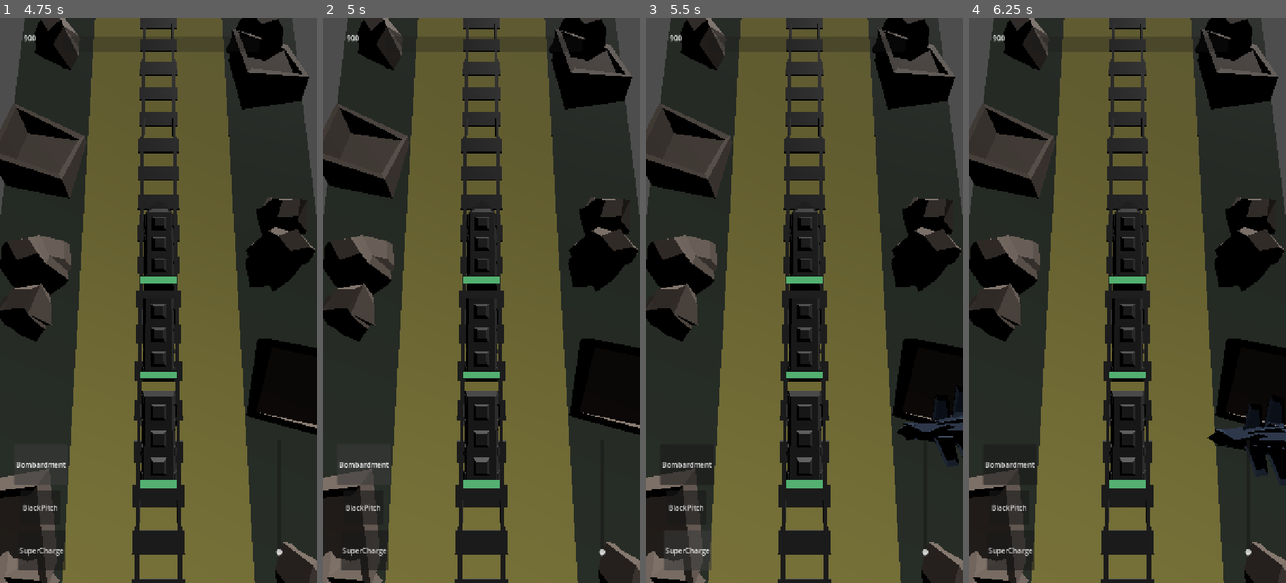
Above: before the commit, frames 1-4 (left to right).
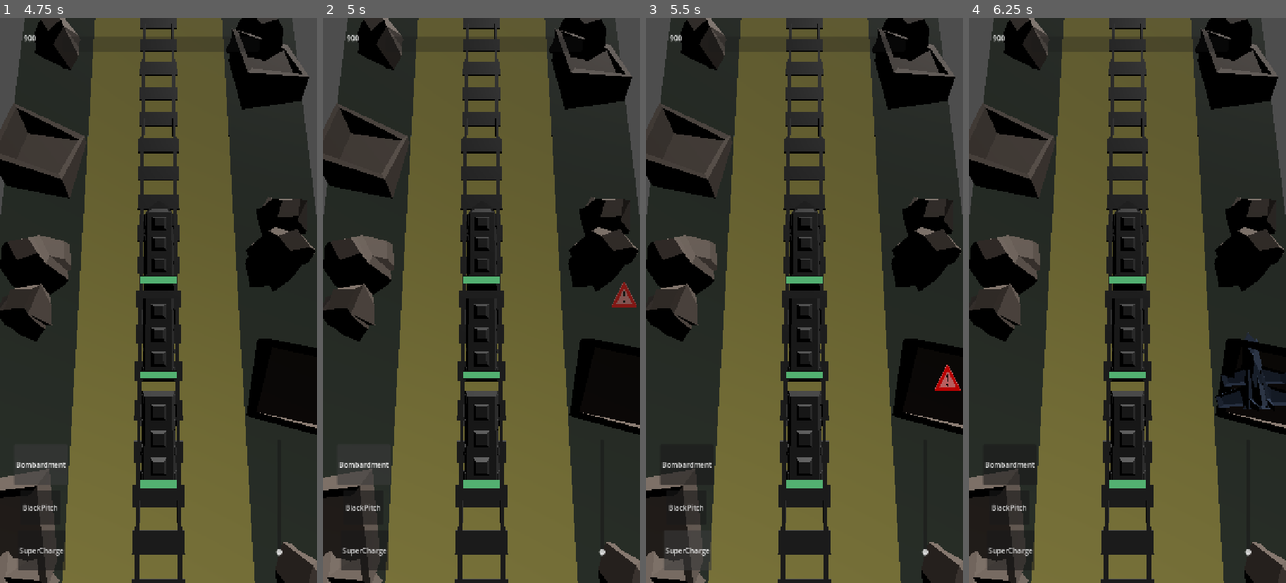
Above: after the commit, the same moments.

Repository: GabrielSiras/Decomissioners
Game: Godot game, scene res://scenes/UI-UX/UI/MENUs/MainMenu.tscn
Two runs of this game, one before a commit and one after it. Both use one fixed random seed, a clock stepped at 60 frames per second and the inputs below.
Inputs (mouse positions are in pixels of both pictures, inside the frame that each line leads up to):
- Up to frame 1 (4.75 s): click "START" at 0.5 s; click "Bombardment" at 1.25 s; click "SuperCharge" at 2 s; click "Bombardment" at 2.75 s; click "SuperCharge" at 3.5 s; click "Bombardment" at 4.25 s
- Up to frame 2 (5 s): no input
- Up to frame 3 (5.5 s): click "SuperCharge" at 5 s
- Up to frame 4 (6.25 s): move the mouse to (1197, 272) at 5.77 s; click (1197, 272) at 5.92 s

Frame 1 is identical in both runs. In frame 2, 0.2% of the frame differs, in the area x 91-99%, y 46-52%; in frame 3, 1.1%; in frame 4, 2.2%, in the area x 75-100%, y 55-82%.

Commit message:
#79/FEAT-REFACTOR: Adicionado indicadores de informação de posição dos inimigos. E mudado comportamento do FighterJet.

Diff:
--- a/scenes/Enemies/MeeleEnemies/Opressor/Opressor.tscn
+++ b/scenes/Enemies/MeeleEnemies/Opressor/Opressor.tscn
@@ -11,12 +11,17 @@
 script = ExtResource("2_0qul4")
 shoulder_x_offset = 5.5
 catch_up_speed_bonus = 8.0
-activation_distance = 18.0
+far_slow_factor = 0.4
+far_distance = 30.0
+activation_distance_min = 50.0
+activation_distance_max = 80.0
 windup_duration = 0.8
 lunge_speed = 12.0
 lunge_max_duration = 1.0
 grab_distance = 2.5
 train_slow_amount = 2.0
+min_train_speed = 2.0
+max_wait_time = 10.0
 attack_range = 2.0
 
 [node name="CollisionShape3D" parent="." index="0" unique_id=1838556396]
--- a/scenes/Enemies/RangedEnemies/FighterJet/FighterJet.tscn
+++ b/scenes/Enemies/RangedEnemies/FighterJet/FighterJet.tscn
@@ -8,15 +8,26 @@
 size = Vector3(3.628292, 0.6051216, 3.6671295)
 
 [node name="FighterJet" unique_id=951588638 instance=ExtResource("1_5j6yr")]
+collision_mask = 3
 script = ExtResource("2_cga4l")
 is_flying = true
 side_distance = 6.0
 height_offset = 1.5
 smooth_speed = 5.0
+cruise_speed = 14.0
+turn_rate = 2.2
+stopped_speed_threshold = 1.0
+stopped_time_before_pass = 1.0
+overshoot_front = 25.0
+overshoot_tail = 15.0
+line_lookahead = 12.0
+fire_range = 16.0
 burst_count = 3
 fire_rate = 0.2
 switch_time_min = 3.0
 switch_time_max = 6.0
+separation_radius = 5.0
+separation_strength = 10.0
 attack_range = 12.0
 ranged_damage = 5
 
--- /dev/null
+++ b/scenes/UI-UX/UI/ThreatIndicator.tscn
@@ -0,0 +1,19 @@
+[gd_scene format=3 uid="uid://d0e5brxkmnx60"]
+
+[ext_resource type="Texture2D" uid="uid://dcoavvdtbsicg" path="res://assets/Textures/warning.png" id="1_xis24"]
+
+[node name="ThreatIndicator" type="TextureRect" unique_id=656989158]
+anchors_preset = 8
+anchor_left = 0.5
+anchor_top = 0.5
+anchor_right = 0.5
+anchor_bottom = 0.5
+offset_left = -25.0
+offset_top = -25.0
+offset_right = 25.0
+offset_bottom = 25.0
+grow_horizontal = 2
+grow_vertical = 2
+mouse_filter = 2
+texture = ExtResource("1_xis24")
+expand_mode = 1
--- a/scenes/devroom.tscn
+++ b/scenes/devroom.tscn
@@ -26,7 +26,9 @@
 [ext_resource type="PackedScene" uid="uid://d0d2up8nwdif3" path="res://scenes/Turrets/Blast/Blast.tscn" id="19_renfr"]
 [ext_resource type="PackedScene" uid="uid://rbte6nqh348f" path="res://scenes/Player/Skills/Bombardment/BombardmentSkillButton.tscn" id="20_3f7xg"]
 [ext_resource type="PackedScene" uid="uid://dqcassbdhp1tv" path="res://scenes/Turrets/Artillery/Artillery.tscn" id="21_renfr"]
+[ext_resource type="Script" uid="uid://dq8gqvsd8dy4l" path="res://scripts/UI-UX/UI/ThreatIndicators.gd" id="23_00cxa"]
 [ext_resource type="PackedScene" uid="uid://d3ap83csv51de" path="res://scenes/Player/Skills/SuperCharge/SuperChargeSkillButton.tscn" id="24_575n3"]
+[ext_resource type="PackedScene" uid="uid://d0e5brxkmnx60" path="res://scenes/UI-UX/UI/ThreatIndicator.tscn" id="24_rlhrf"]
 [ext_resource type="PackedScene" uid="uid://d3x5pnba5lgn7" path="res://scenes/Player/Skills/SuperCharge/SuperCharge.tscn" id="25_x2gxx"]
 [ext_resource type="PackedScene" uid="uid://bo42gfpujkmpc" path="res://scenes/Player/Skills/BlackPitch/BlackPitchSkillButton.tscn" id="26_o13ra"]
 [ext_resource type="PackedScene" uid="uid://r635qxesdoa5" path="res://assets/models/Gate/Gate.glb" id="30_r5xrb"]
@@ -198,6 +200,16 @@
 grow_vertical = 2
 mouse_filter = 2
 
+[node name="ThreatIndicators" type="Control" parent="HUD" unique_id=878018071 node_paths=PackedStringArray("train")]
+layout_mode = 3
+anchors_preset = 0
+offset_right = 40.0
+offset_bottom = 40.0
+mouse_filter = 2
+script = ExtResource("23_00cxa")
+indicator_scene = ExtResource("24_rlhrf")
+train = NodePath("../../Player/TrainHead")
+
 [node name="Skills" type="CanvasLayer" parent="." unique_id=799799759]
 
 [node name="BombardmentSkillButton" parent="Skills" unique_id=246414351 instance=ExtResource("20_3f7xg")]
--- a/scripts/Enemies/MeeleEnemies/Opressor/Opressor.gd
+++ b/scripts/Enemies/MeeleEnemies/Opressor/Opressor.gd
@@ -42,6 +42,7 @@
 var wait_time: float = 0.0
 
 func _ready() -> void:
+	add_to_group("enemies")
 	super._ready()
 
 	if randf() < 0.5:
--- a/scripts/Enemies/RangedEnemies/FighterJet/FighterJet.gd
+++ b/scripts/Enemies/RangedEnemies/FighterJet/FighterJet.gd
@@ -1,5 +1,7 @@
 class_name FighterJet
 extends RangedEnemy
+
+enum State { FOLLOW, PASS, TURN_BACK, STRAFE, TURN_FORWARD }
 
 @export_category("Voo e Posicionamento")
 @export var is_flying: bool = true
@@ -7,6 +9,16 @@
 @export var height_offset: float = 1.5
 @export var smooth_speed: float = 5.0
 
+@export_category("Manobra (Baliza)")
+@export var cruise_speed: float = 14.0
+@export var turn_rate: float = 2.2
+@export var stopped_speed_threshold: float = 1.0
+@export var stopped_time_before_pass: float = 1.0
+@export var overshoot_front: float = 25.0
+@export var overshoot_tail: float = 15.0
+@export var line_lookahead: float = 12.0
+@export var fire_range: float = 16.0
+
 @export_category("Rajada de Tiros")
 @export var burst_count: int = 3
 @export var fire_rate: float = 0.2
@@ -15,12 +27,20 @@
 @export var switch_time_min: float = 3.0
 @export var switch_time_max: float = 6.0
 
+@export_category("Separação")
+@export var separation_radius: float = 5.0
+@export var separation_strength: float = 10.0
+
+var state: State = State.FOLLOW
+var heading: Vector3 = Vector3(0, 0, -1)
 var switch_timer: float = 0.0
+var stopped_timer: float = 0.0
 var is_on_left_side: bool = true
+var train_ref: Node3D = null
+var lane_offset: float = 0.0
 
 func _ready() -> void:
 	super._ready()
-
 	add_to_group("flying")
 
 	is_on_left_side = global_position.x < 0
@@ -28,20 +48,75 @@
 
 	_pick_new_wagon()
 
+	lane_offset = randf_range(-3.0, 3.0)
+
 func _physics_process(delta: float) -> void:
+	var train := _get_train()
+	if not is_instance_valid(train):
+		return
 	if not is_instance_valid(target):
 		_pick_new_wagon()
-		return
-
-	switch_timer -= delta
-	if switch_timer <= 0:
-		_pick_new_wagon()
-
-	var ideal_pos = target.global_position
-	ideal_pos.x += side_distance
-	ideal_pos.y += height_offset
-
-	var ai_velocity = (ideal_pos - global_position) * smooth_speed
+		if not is_instance_valid(target):
+			return
+
+	var train_speed: float = train.current_speed if "current_speed" in train else 0.0
+	var z_range := _train_z_range(train)
+	var side_x: float = train.global_position.x + side_distance
+	var ideal_y: float = train.global_position.y + height_offset
+	var ai_velocity := Vector3.ZERO
+
+	match state:
+		State.FOLLOW:
+			switch_timer -= delta
+			if switch_timer <= 0.0:
+				_pick_new_wagon()
+
+			var ideal_pos := target.global_position
+			ideal_pos.x += side_distance
+			ideal_pos.y += height_offset + randf_range(0.0, 0.0)
+			ideal_pos.z += lane_offset
+			ai_velocity = (ideal_pos - global_position) * smooth_speed
+			ai_velocity = ai_velocity.limit_length(cruise_speed * 1.5)
+
+			_steer_to_dir(Vector3(0, 0, -1), delta)
+
+			if train_speed < stopped_speed_threshold:
+				stopped_timer += delta
+				if stopped_timer >= stopped_time_before_pass:
+					_set_state(State.PASS)
+			else:
+				stopped_timer = 0.0
+
+		State.PASS:
+			_pick_nearest_wagon()
+			_steer_to_point(Vector3(side_x, 0, global_position.z - line_lookahead), delta)
+			ai_velocity = _cruise_velocity(ideal_y)
+			if global_position.z < z_range.x - overshoot_front:
+				_set_state(State.TURN_BACK)
+
+		State.TURN_BACK:
+			heading = heading.rotated(Vector3.UP, _away_sign() * turn_rate * delta).normalized()
+			ai_velocity = _cruise_velocity(ideal_y)
+			if heading.z > 0.95:
+				_set_state(State.STRAFE)
+
+		State.STRAFE:
+			_pick_nearest_wagon()
+			_steer_to_point(Vector3(side_x, 0, global_position.z + line_lookahead), delta)
+			ai_velocity = _cruise_velocity(ideal_y)
+			if global_position.z > z_range.y + overshoot_tail:
+				_set_state(State.TURN_FORWARD)
+
+		State.TURN_FORWARD:
+			heading = heading.rotated(Vector3.UP, -_away_sign() * turn_rate * delta).normalized()
+			ai_velocity = _cruise_velocity(ideal_y)
+			if heading.z < -0.95:
+				if train_speed >= stopped_speed_threshold:
+					_set_state(State.FOLLOW)
+				else:
+					_set_state(State.PASS)
+
+	ai_velocity += _separation()
 	velocity = ai_velocity + knockback_velocity
 	move_and_slide()
 
@@ -50,11 +125,52 @@
 	else:
 		knockback_velocity = Vector3.ZERO
 
-	look_at(target.global_position, Vector3.UP, true)
-
-	if not is_attacking:
-		is_attacking = true
-		attack_timer.start()
+	look_at(global_position + heading, Vector3.UP, true)
+
+	_update_shooting()
+
+func _set_state(new_state: State) -> void:
+	state = new_state
+	stopped_timer = 0.0
+	if state == State.FOLLOW:
+		_pick_new_wagon()
+
+func _away_sign() -> float:
+	return 1.0 if side_distance < 0.0 else -1.0
+
+func _cruise_velocity(ideal_y: float) -> Vector3:
+	var v := heading * cruise_speed
+	v.y = (ideal_y - global_position.y) * smooth_speed
+	return v
+
+func _steer_to_point(point: Vector3, delta: float) -> void:
+	var desired := point - global_position
+	desired.y = 0.0
+	if desired.length_squared() < 0.001:
+		return
+	_steer_to_dir(desired.normalized(), delta)
+
+func _steer_to_dir(desired: Vector3, delta: float) -> void:
+	var angle := heading.signed_angle_to(desired, Vector3.UP)
+	var step: float = clamp(angle, -turn_rate * delta, turn_rate * delta)
+	heading = heading.rotated(Vector3.UP, step).normalized()
+
+func _get_train() -> Node3D:
+	if is_instance_valid(train_ref):
+		return train_ref
+	var players := get_tree().get_nodes_in_group("player_base")
+	if not players.is_empty():
+		train_ref = players[0]
+	return train_ref
+
+func _train_z_range(train: Node3D) -> Vector2:
+	var head_z: float = train.global_position.z
+	var tail_z: float = head_z
+	if "wagons" in train:
+		for w in train.wagons:
+			if is_instance_valid(w):
+				tail_z = max(tail_z, w.global_position.z)
+	return Vector2(head_z, tail_z)
 
 func _pick_new_wagon() -> void:
 	var wagons = get_tree().get_nodes_in_group("wagons")
@@ -65,15 +181,58 @@
 		if not players.is_empty():
 			target = players[0]
 	else:
-		target = wagons.pick_random()
+		var taken: Array = []
+		for j in get_tree().get_nodes_in_group("flying"):
+			if j != self and is_instance_valid(j) and "target" in j:
+				taken.append(j.target)
+		var free = wagons.filter(func(w): return not taken.has(w))
+		target = (free if not free.is_empty() else wagons).pick_random()
 
 	switch_timer = randf_range(switch_time_min, switch_time_max)
+
+func _pick_nearest_wagon() -> void:
+	var best: Node3D = null
+	var best_d: float = INF
+	for w in get_tree().get_nodes_in_group("wagons"):
+		if not is_instance_valid(w) or w.is_queued_for_deletion():
+			continue
+		var d := global_position.distance_squared_to(w.global_position)
+		if d < best_d:
+			best_d = d
+			best = w
+	if best:
+		target = best
+
+func _update_shooting() -> void:
+	var can_shoot: bool = state in [State.FOLLOW, State.PASS, State.STRAFE] \
+		and is_instance_valid(target) \
+		and global_position.distance_to(target.global_position) <= fire_range
+
+	if can_shoot and not is_attacking:
+		is_attacking = true
+		attack_timer.start()
+	elif not can_shoot and is_attacking:
+		is_attacking = false
+		attack_timer.stop()
+
+func _separation() -> Vector3:
+	var push := Vector3.ZERO
+	for other in get_tree().get_nodes_in_group("flying"):
+		if other == self or not is_instance_valid(other) or not other is Node3D:
+			continue
+		var offset: Vector3 = global_position - other.global_position
+		offset.y = 0.0
+		var d := offset.length()
+		if d < separation_radius:
+			if d < 0.01:
+				offset = Vector3(randf_range(-1.0, 1.0), 0.0, randf_range(-1.0, 1.0))
+				d = 0.01
+			push += offset.normalized() * (1.0 - d / separation_radius)
+	return push * separation_strength
 
 func _on_attack_timer_timeout() -> void:
 	for i in range(burst_count):
-		if not is_instance_valid(target):
+		if not is_instance_valid(target) or not is_inside_tree():
 			break
-
 		shoot_at_target()
-
 		await get_tree().create_timer(fire_rate).timeout
--- /dev/null
+++ b/scripts/UI-UX/UI/ThreatIndicators.gd
@@ -0,0 +1,89 @@
+class_name ThreatIndicators
+extends Control
+
+@export var indicator_scene: PackedScene
+@export var train: Node3D
+@export var detection_radius: float = 70.0
+@export var edge_margin: float = 40.0
+@export var tracked_groups: Array[String] = ["enemies"]
+
+@export_category("Pisca por Proximidade")
+@export var blink_speed_far: float = 2.0
+@export var blink_speed_near: float = 10.0
+@export var min_alpha: float = 0.25
+
+var indicators: Dictionary = {}
+var blink_phase: Dictionary = {}
+
+func _process(delta: float) -> void:
+	var camera := get_viewport().get_camera_3d()
+	if not is_instance_valid(camera) or not is_instance_valid(train):
+		return
+
+	var screen_rect := Rect2(Vector2.ZERO, get_viewport_rect().size)
+	var inner_rect := screen_rect.grow(-edge_margin)
+	var seen: Array = []
+
+	for group in tracked_groups:
+		for enemy in get_tree().get_nodes_in_group(group):
+			if not is_instance_valid(enemy) or not enemy is Node3D:
+				continue
+			if not _should_warn(enemy):
+				continue
+
+			var dist: float = train.global_position.distance_to(enemy.global_position)
+			if dist > detection_radius:
+				continue
+
+			var world_pos: Vector3 = enemy.global_position
+			var behind := camera.is_position_behind(world_pos)
+			var screen_pos := camera.unproject_position(world_pos)
+
+			if not behind and screen_rect.has_point(screen_pos):
+				continue
+
+			seen.append(enemy)
+			var ind := _get_indicator(enemy)
+			ind.visible = true
+			ind.position = _clamp_to_edge(screen_pos, inner_rect, behind) - ind.size * 0.5
+
+			var closeness: float = 1.0 - clamp(dist / detection_radius, 0.0, 1.0)
+			var speed: float = lerp(blink_speed_far, blink_speed_near, closeness)
+
+			blink_phase[enemy] = blink_phase.get(enemy, 0.0) + delta * speed * TAU
+			var wave: float = (sin(blink_phase[enemy]) + 1.0) * 0.5   # 0..1
+			var alpha: float = lerp(min_alpha, 1.0, wave)
+			var tint: float = lerp(1.0, 0.4, closeness)
+			ind.modulate = Color(1.0, tint, tint, alpha)
+			ind.scale = Vector2.ONE * lerp(0.8, 1.3, closeness)
+
+	for enemy in indicators.keys():
+		if not is_instance_valid(enemy) or not seen.has(enemy):
+			if is_instance_valid(indicators[enemy]):
+				indicators[enemy].queue_free()
+			indicators.erase(enemy)
+			blink_phase.erase(enemy)
+
+func _should_warn(enemy: Node) -> bool:
+	return true
+
+func _get_indicator(enemy: Node3D) -> Control:
+	if indicators.has(enemy) and is_instance_valid(indicators[enemy]):
+		return indicators[enemy]
+	var ind: Control = indicator_scene.instantiate()
+	add_child(ind)
+	indicators[enemy] = ind
+	return ind
+
+func _clamp_to_edge(screen_pos: Vector2, inner: Rect2, behind: bool) -> Vector2:
+	var center := inner.get_center()
+	var dir := screen_pos - center
+	if behind:
+		dir = -dir
+	if dir.is_zero_approx():
+		return center
+
+	var half := inner.size * 0.5
+	var scale_x: float = half.x / max(abs(dir.x), 0.001)
+	var scale_y: float = half.y / max(abs(dir.y), 0.001)
+	return center + dir * min(scale_x, scale_y)
Binary file added: assets/Textures/warning.png
Not shown, added: assets/Textures/warning.png.import
Not shown, added: scripts/UI-UX/UI/ThreatIndicators.gd.uid
